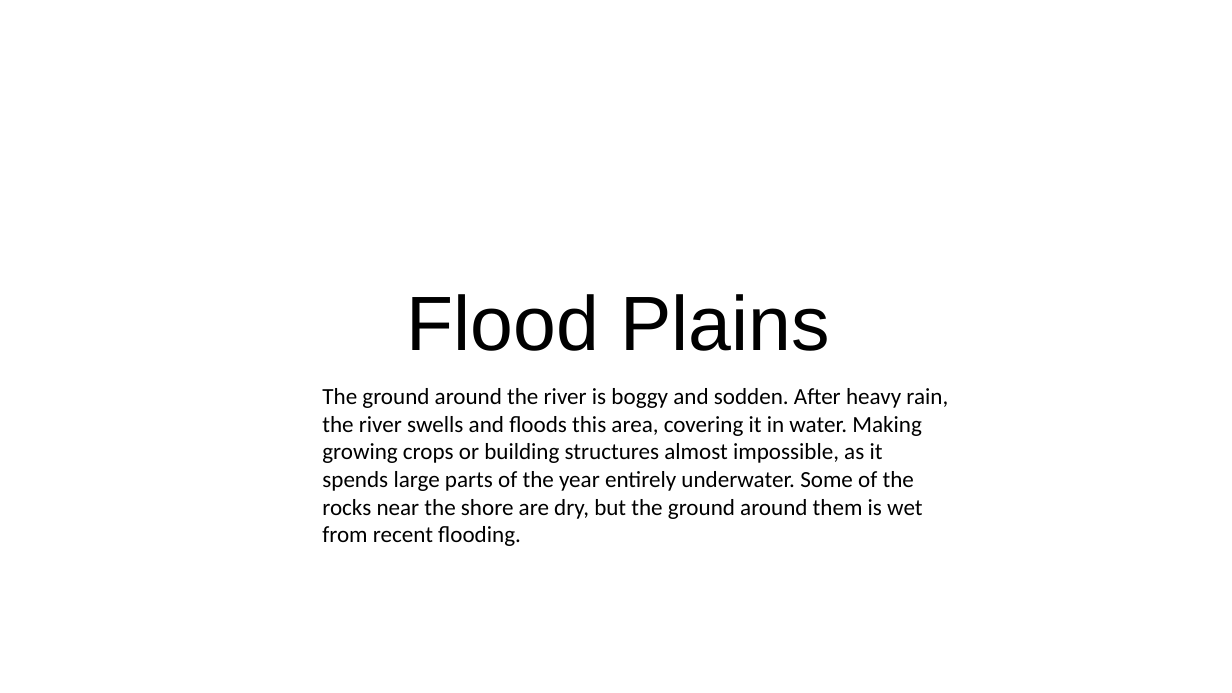
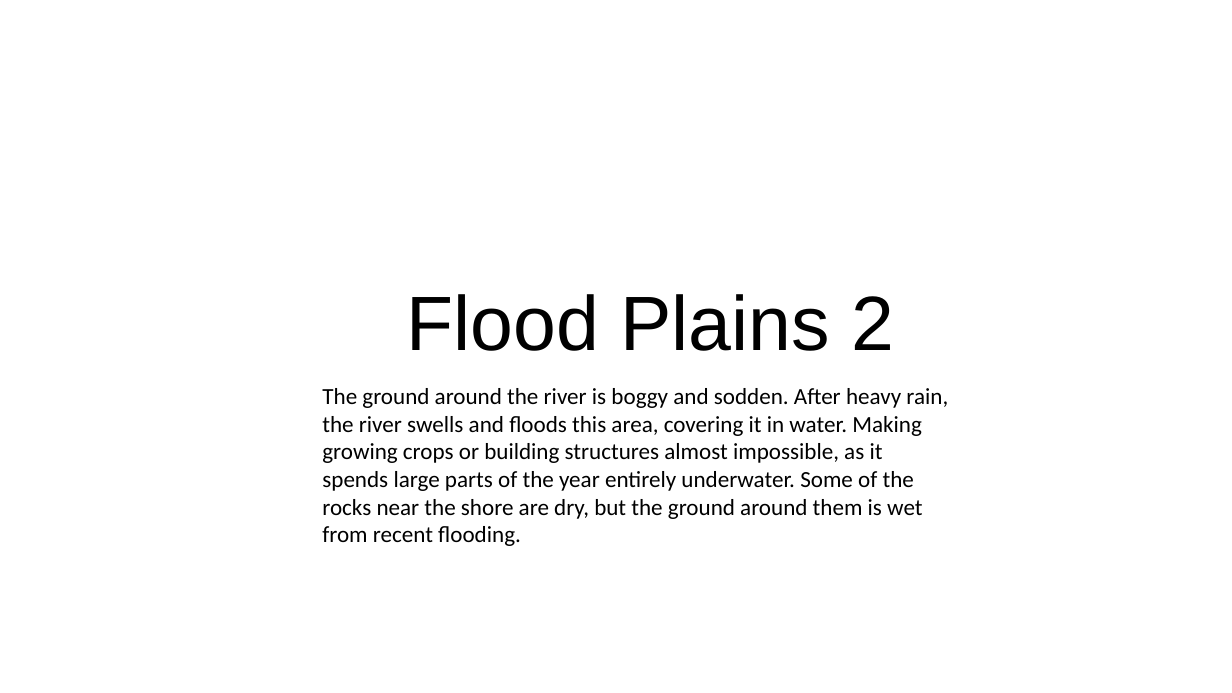
Before and after one commit to DSayers21/TextEngine, a slide deck: slide 37 of GroudLevelMap.pptx. Drawn at 1232x693 pixels with LibreOffice and Linux fonts; fonts in the diff are those of the drawing. Boxes give left, top, right and bottom in pixels: in the first picture for what was removed or moved away, otherwise in the second. Text is boxed around its words. In the diff, an @@ line names an element or a change of style, - is before the commit and + after.

```diff
--- a/GroudLevelMap.pptx
+++ b/GroudLevelMap.pptx
@@ text at bbox=[407, 294, 894, 351]: text changed @@
-Flood Plains
+Flood Plains 2
```
Also in this commit, not shown: 1 other slide changed, 4 other files.
